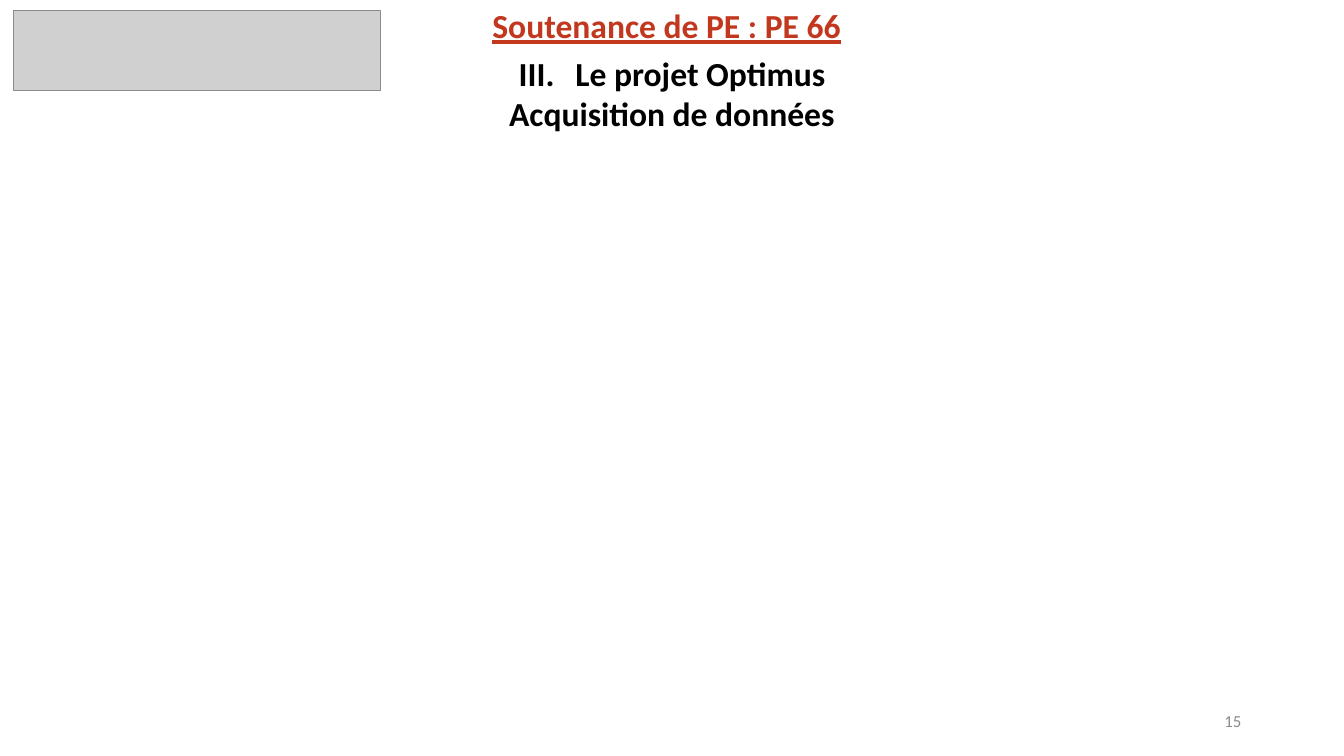
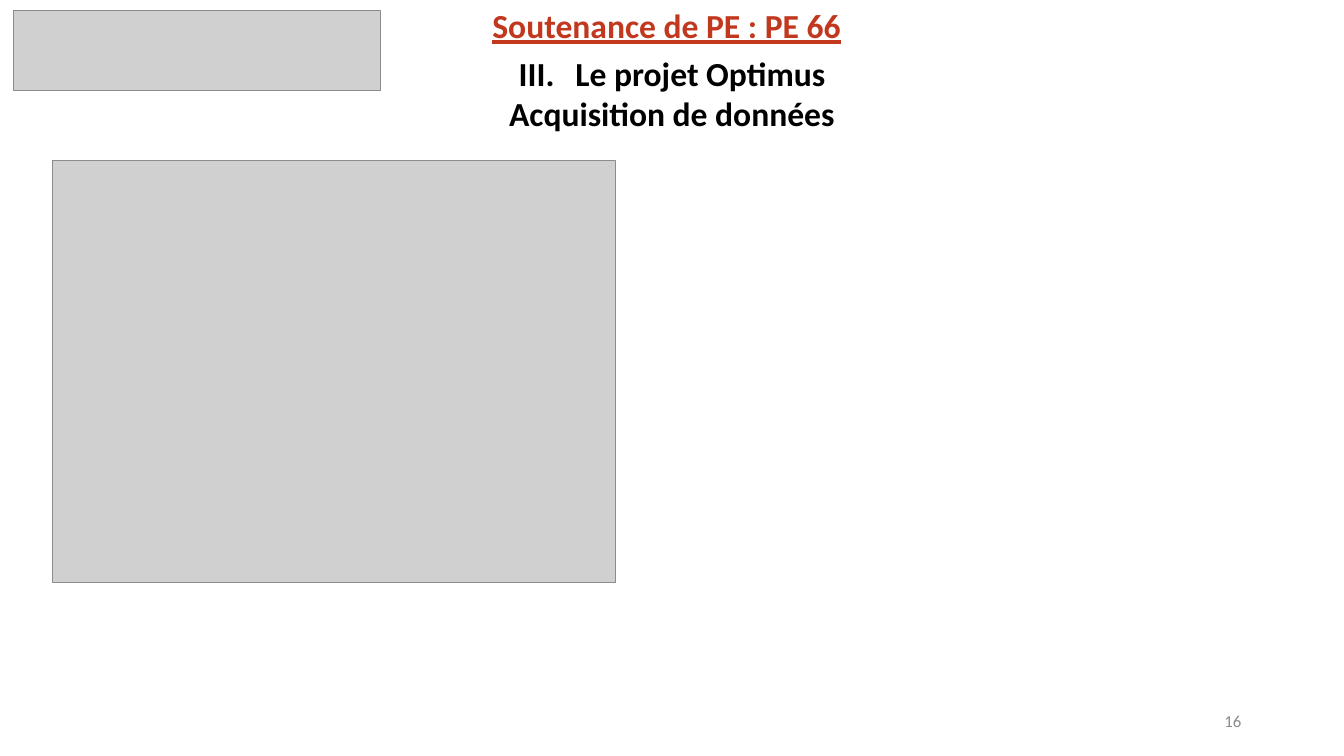
Before and after one commit to EOSCogniton/STUF-2020, a slide deck: slide 16 of AB_TOPs/ZZ_Soutenance_PE/S2_SEISM/Diapo/Diaporama_PE_PE66_Juin2019_V2.5.pptx (slide 15 before the commit). Drawn at 1344x756 pixels with LibreOffice and Linux fonts; fonts in the diff are those of the drawing; grey boxes stand for pictures; background and template pictures are left out. Boxes give left, top, right and bottom in pixels: in the first picture for what was removed or moved away, otherwise in the second. Text is boxed around its words. In the diff, an @@ line names an element or a change of style, - is before the commit and + after.

```diff
--- a/AB_TOPs/ZZ_Soutenance_PE/S2_SEISM/Diapo/Diaporama_PE_PE66_Juin2019_V2.5.pptx
+++ b/AB_TOPs/ZZ_Soutenance_PE/S2_SEISM/Diapo/Diaporama_PE_PE66_Juin2019_V2.5.pptx
@@ picture added at [52, 160, 616, 583] @@
@@ page number at [1224, 716, 1241, 727]: text changed @@
-15
+16
```
Also in this commit, not shown: 3 other slides changed, 1 slide added.
